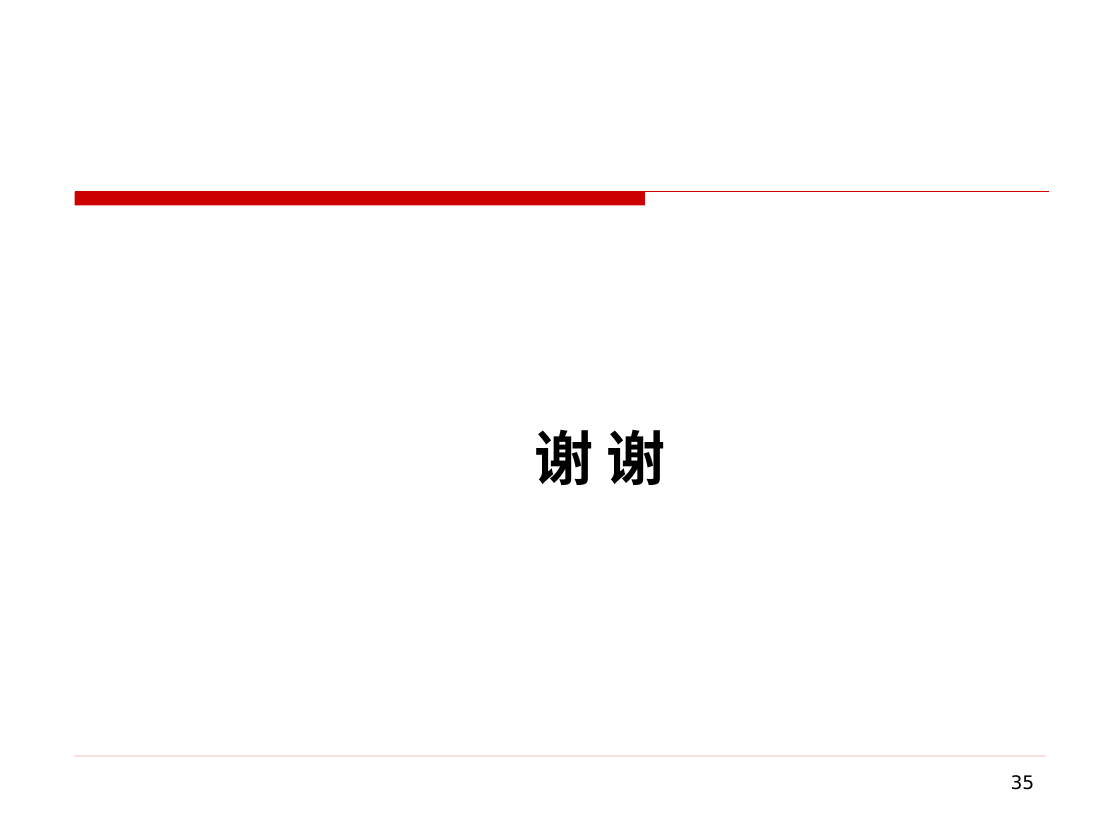
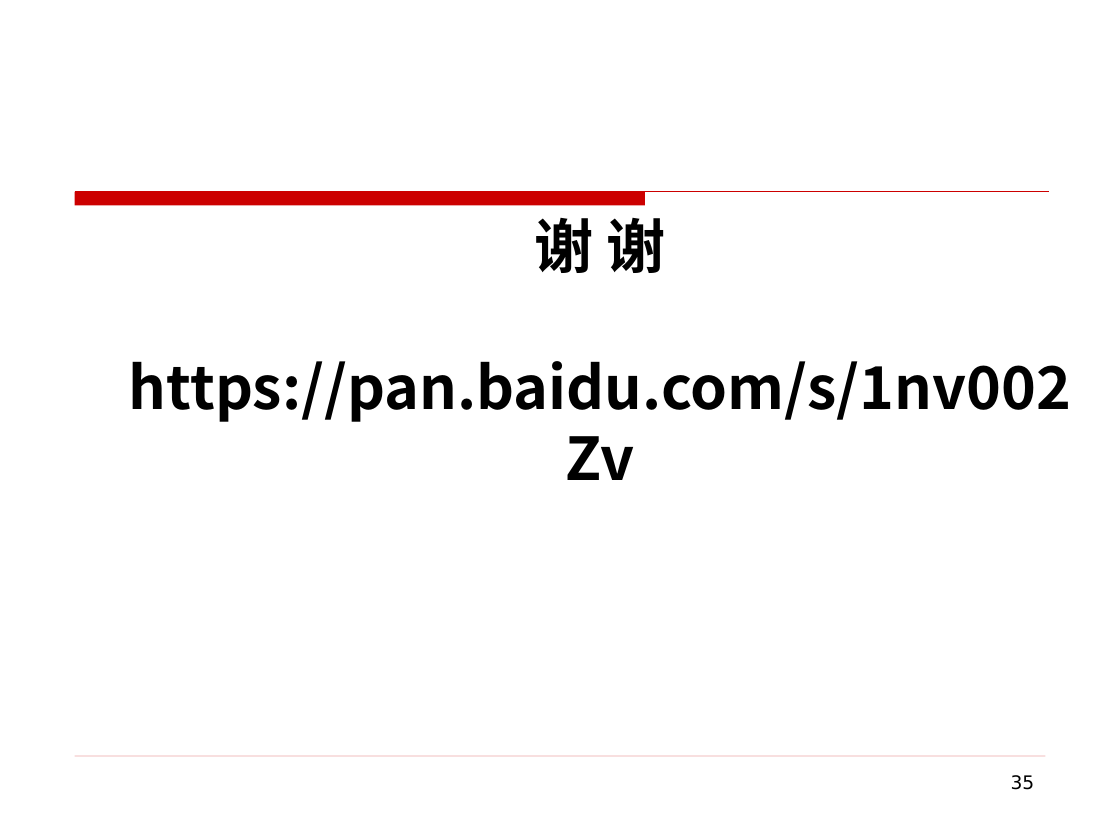
Before and after one commit to edu2act/course-foundation-software-tesing, a slide deck: slide 35 of PPT/第三部分 软件测试应用/8 集成测试.pptx. Drawn at 1120x840 pixels with LibreOffice and Linux fonts; fonts in the diff are those of the drawing; background and template pictures are left out. Boxes give left, top, right and bottom in pixels: in the first picture for what was removed or moved away, otherwise in the second. Text is boxed around its words. In the diff, an @@ line names an element or a change of style, - is before the commit and + after.

```diff
--- a/PPT/第三部分 软件测试应用/8 集成测试.pptx
+++ b/PPT/第三部分 软件测试应用/8 集成测试.pptx
@@ title at box(129, 218, 1071, 422): text changed @@
-谢 谢
+谢 谢
+https://pan.baidu.com/s/1nv002Zv
```
Also in this commit, not shown: 5 other slides changed, 7 other files.
